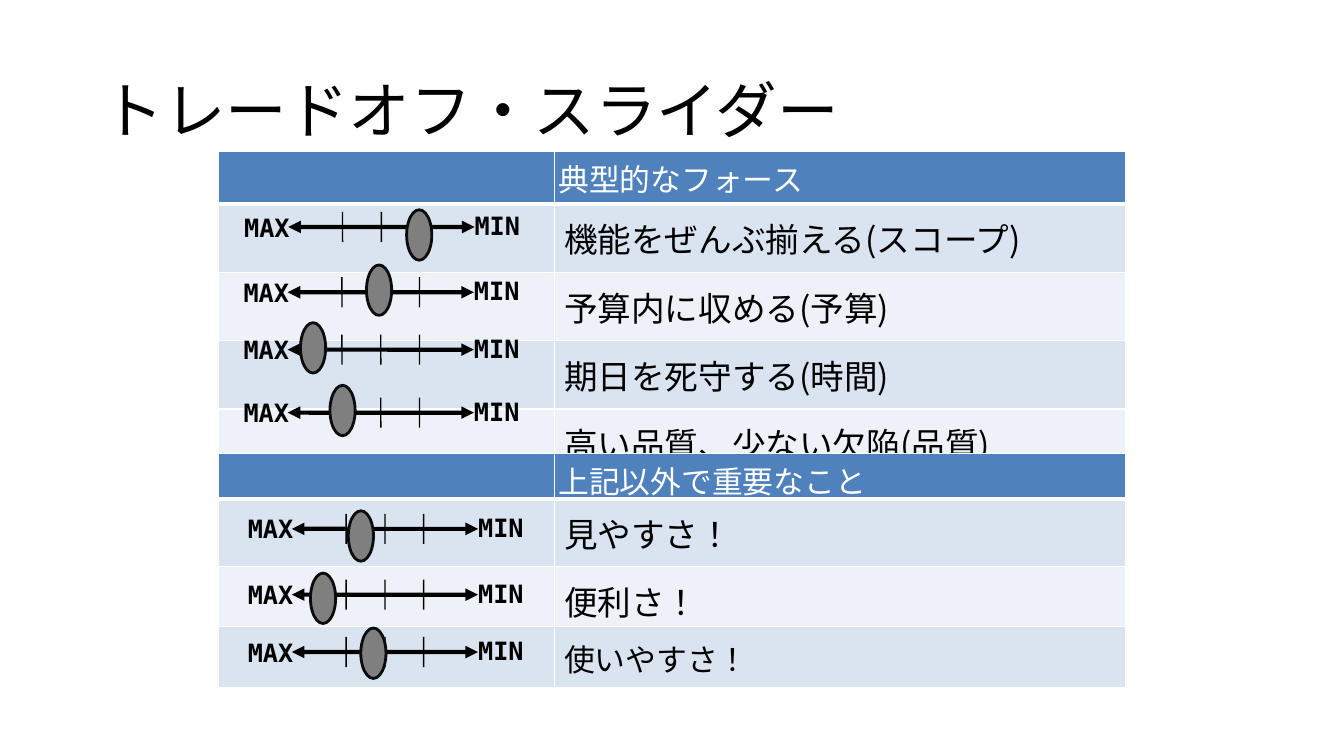
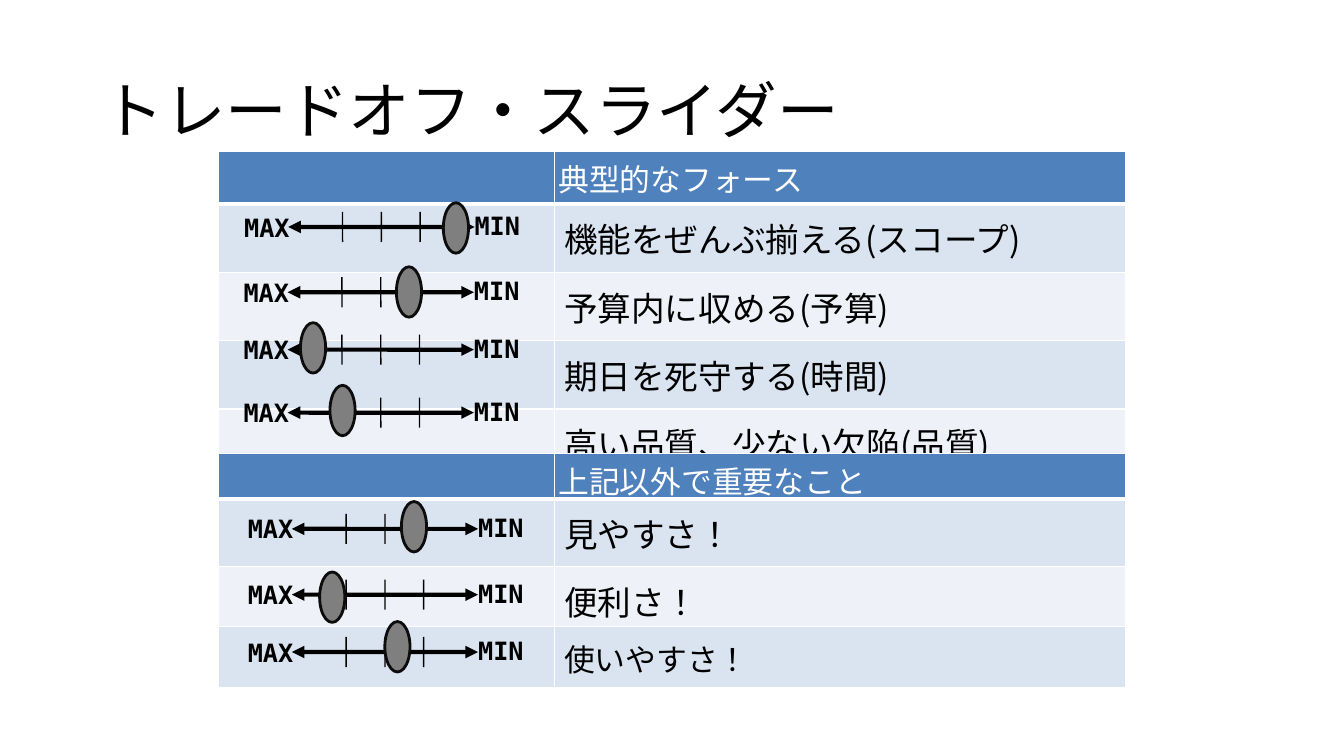
Before and after one commit to kazukiyoshida96/PM-, a slide deck: slide 12 of インセプションデッキ矢吹研A班.pptx. Drawn at 1344x756 pixels with LibreOffice and Linux fonts; fonts in the diff are those of the drawing; grey boxes stand for pictures. Boxes give left, top, right and bottom in pixels: in the first picture for what was removed or moved away, otherwise in the second. Text is boxed around its words. In the diff, an @@ line names an element or a change of style, - is before the commit and + after.

```diff
--- a/インセプションデッキ矢吹研A班.pptx
+++ b/インセプションデッキ矢吹研A班.pptx
@@ ellipse moved from (x1=406, y1=210, x2=432, y2=260) to (x1=444, y1=203, x2=469, y2=253) @@
@@ ellipse moved from (x1=367, y1=265, x2=392, y2=316) to (x1=396, y1=267, x2=421, y2=318) @@
@@ ellipse moved from (x1=349, y1=511, x2=374, y2=562) to (x1=401, y1=502, x2=426, y2=553) @@
@@ ellipse moved from (x1=311, y1=574, x2=336, y2=624) to (x1=320, y1=572, x2=345, y2=622) @@
@@ ellipse moved from (x1=361, y1=628, x2=386, y2=679) to (x1=385, y1=622, x2=410, y2=673) @@
```
Also in this commit, not shown: 2 other slides changed, 2 other files.
